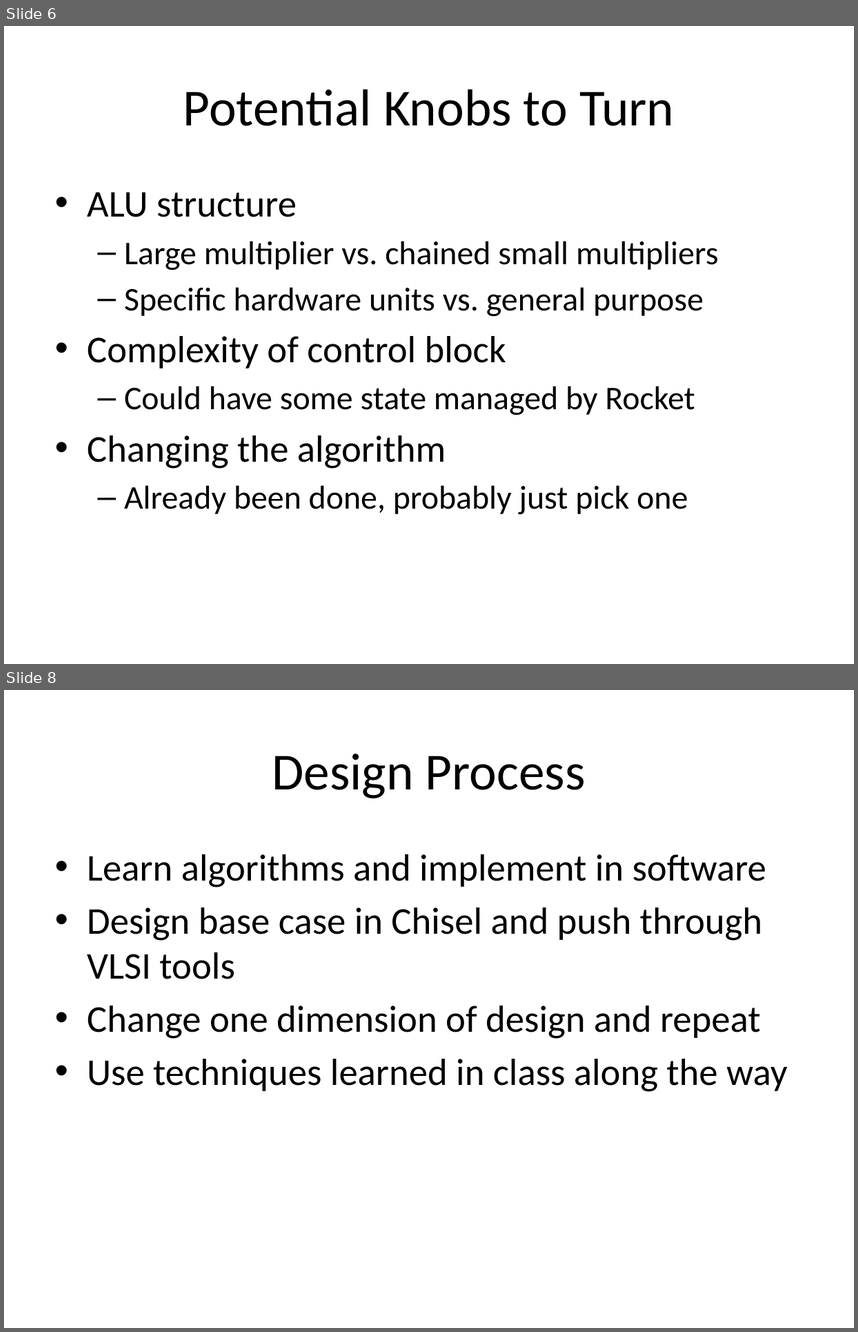
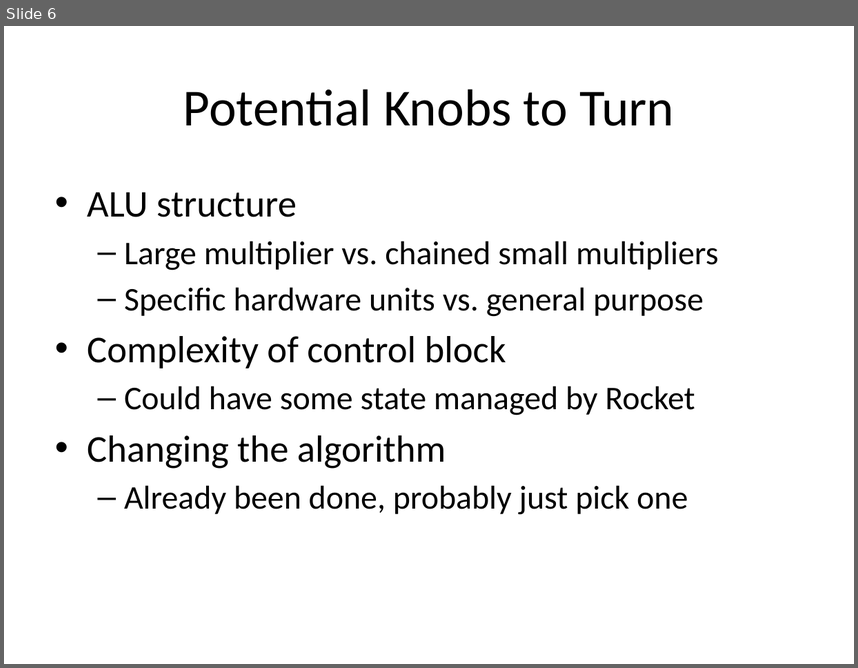
Before and after one commit to palmer-dabbelt/cs250-papers, a slide deck: cs250proposal.pptx. Shown one above the other, each under a label of ours: slides 6 and 8 before the commit, slide 6 after it; the slides between them are not shown. The pictures are 858x1332 and 858x668 pixels, drawn with LibreOffice and Linux fonts; fonts in the diff are those of the drawing. Boxes give left, top, right and bottom in pixels: in the first picture for what was removed or moved away, otherwise in the second. Text is boxed around its words. In the diff, an @@ line names an element or a change of style, - is before the commit and + after.

```diff
--- a/cs250proposal.pptx
+++ b/cs250proposal.pptx
@@ slide 8 removed at (4,690,854,1328), background #FFFFFF @@
@@ title removed at (272,753,586,798) @@
-Design Process
@@ text removed at (87,854,788,1092) @@
-• Learn algorithms and implement in software
-• Design base case in Chisel and push through VLSI tools
-• Change one dimension of design and repeat
-• Use techniques learned in class along the way
```
Also in this commit, not shown: 2 slides changed.
